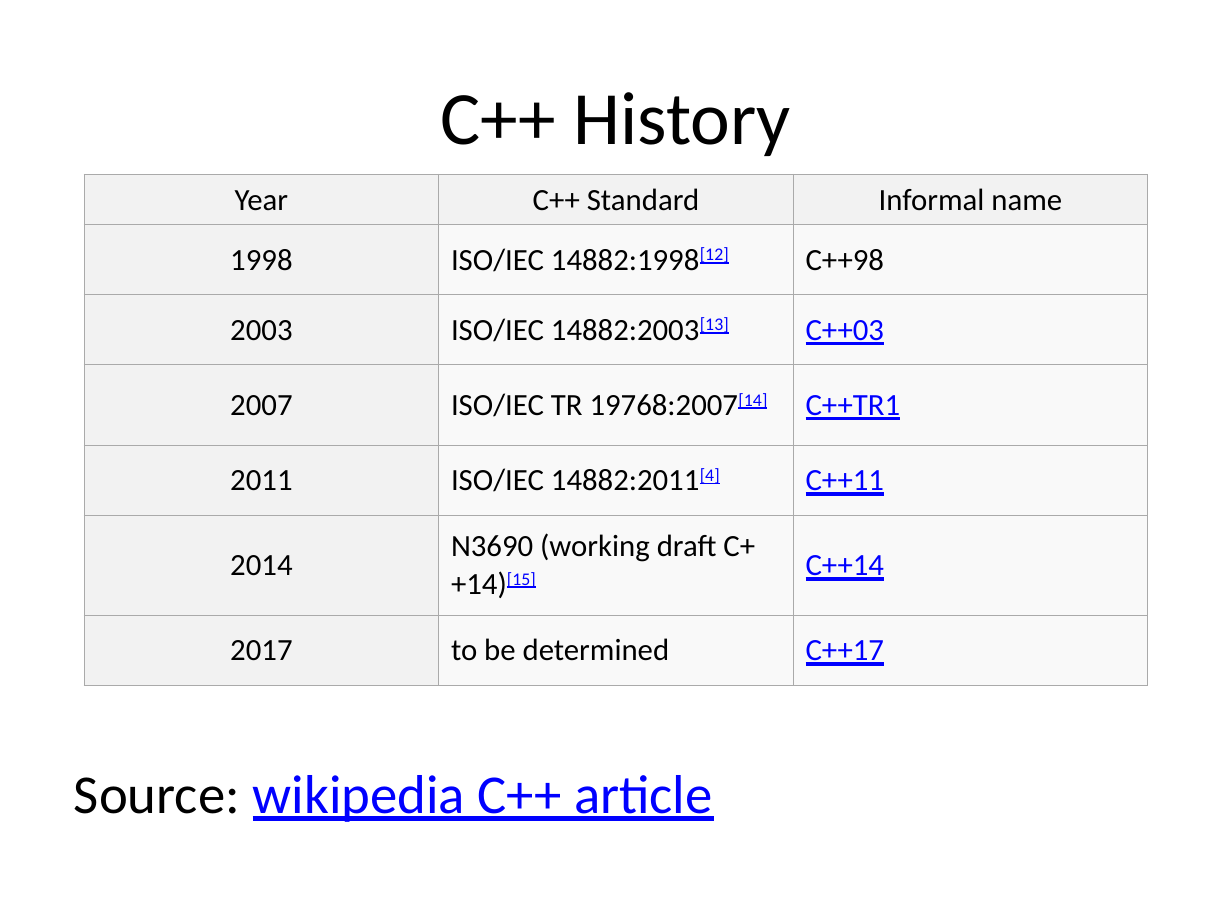
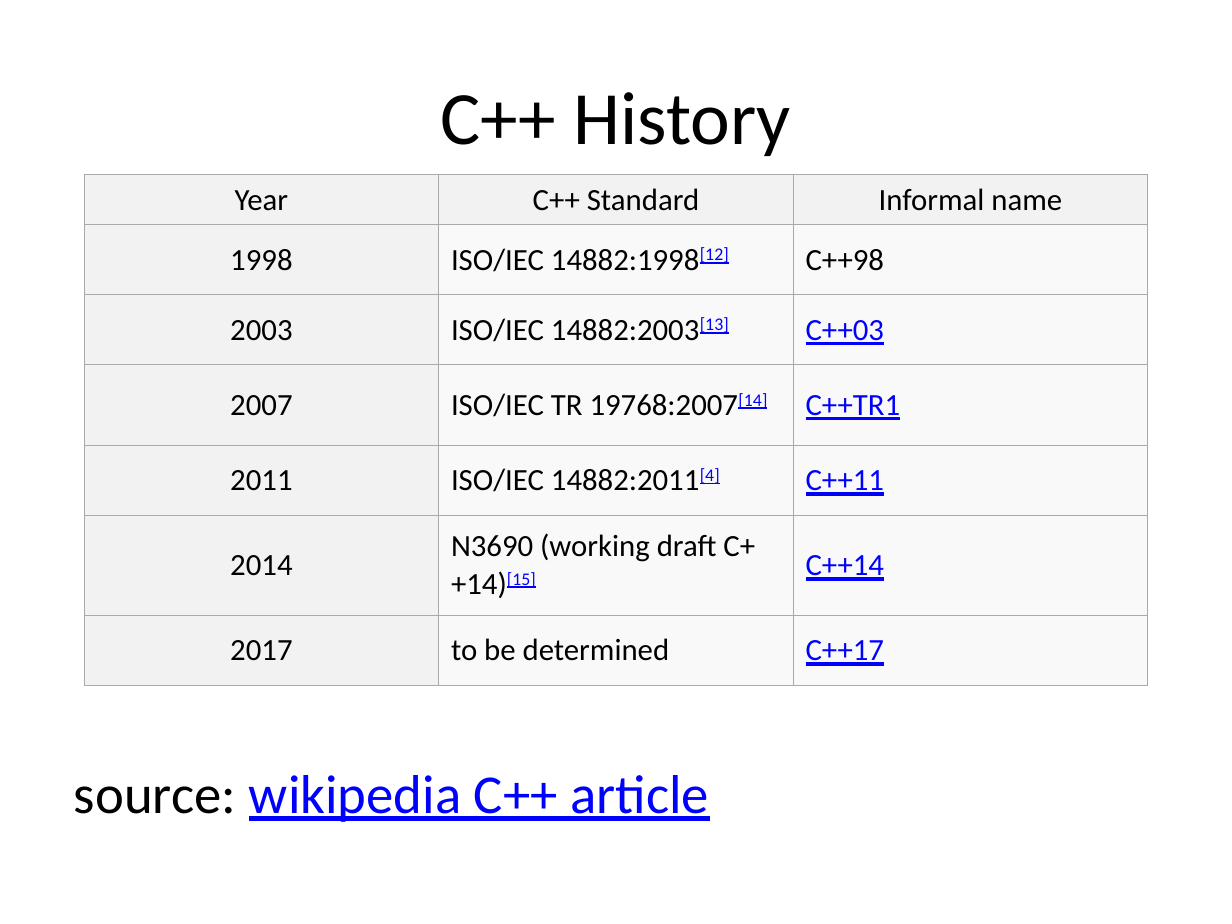
Before and after one commit to fellmad/FunWithCpp11, a slide deck: slide 8 of doc/Fun_with_C++11.pptx (slide 7 before the commit). Drawn at 1232x924 pixels with LibreOffice and Linux fonts; fonts in the diff are those of the drawing. Boxes give left, top, right and bottom in pixels: in the first picture for what was removed or moved away, otherwise in the second. Text is boxed around its words. In the diff, an @@ line names an element or a change of style, - is before the commit and + after.

```diff
--- a/doc/Fun_with_C++11.pptx
+++ b/doc/Fun_with_C++11.pptx
@@ text at bbox=[74, 775, 709, 822]: text changed @@
-Source: wikipedia C++ article
+source: wikipedia C++ article
```
Also in this commit, not shown: 12 other slides changed, 3 slides added, 1 slide removed.
